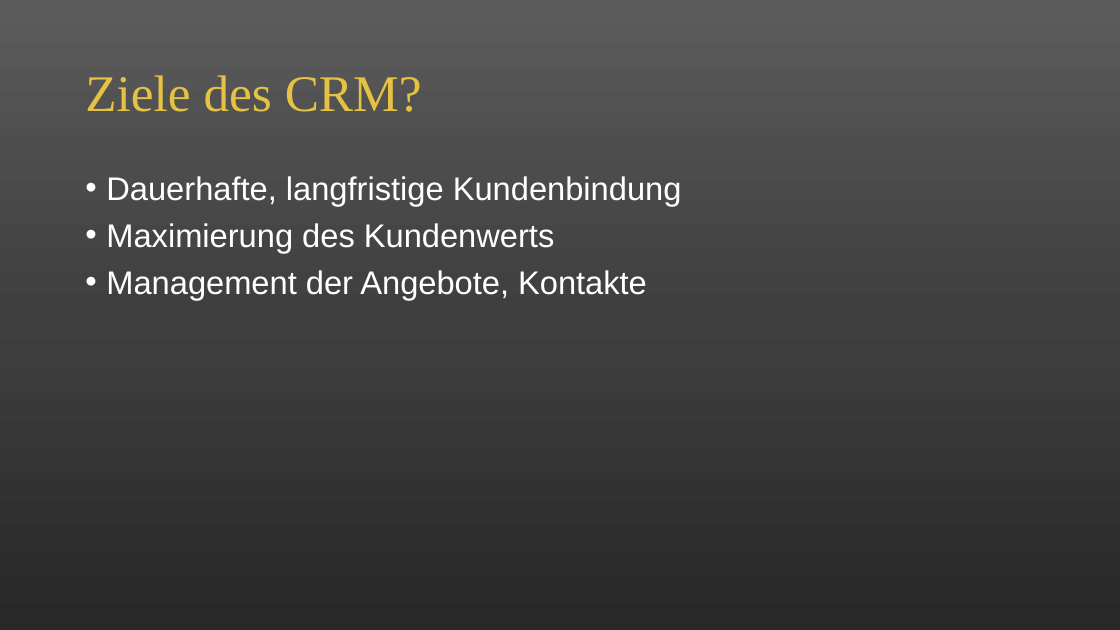
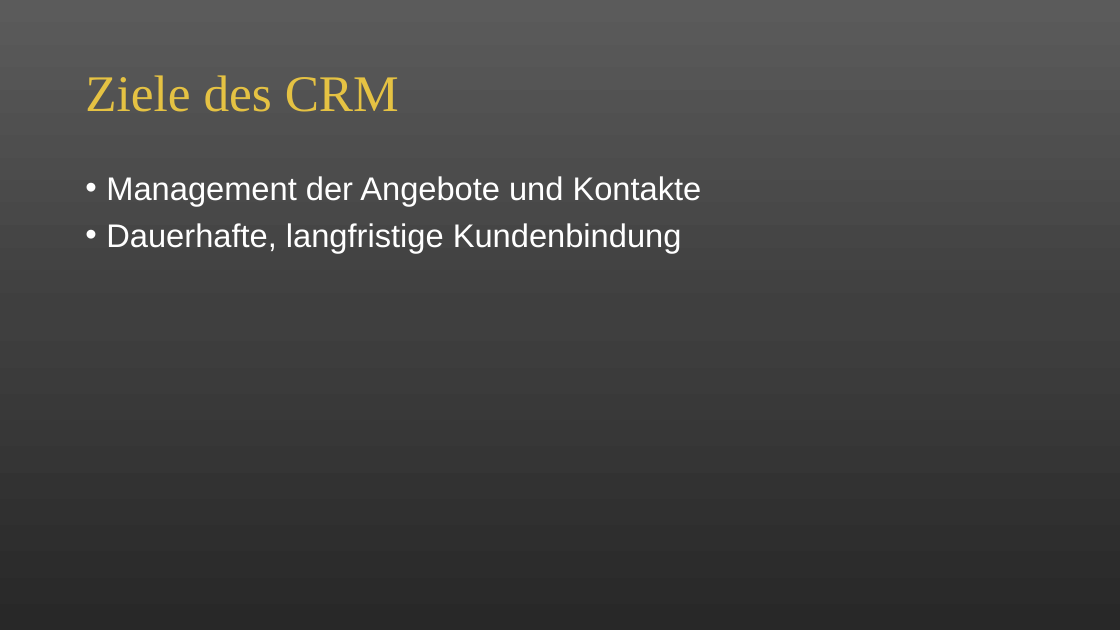
Before and after one commit to alicapr/CRM, a slide deck: slide 7 of CRM.pptx (slide 4 before the commit). Drawn at 1120x630 pixels with LibreOffice and Linux fonts; fonts in the diff are those of the drawing. Boxes give left, top, right and bottom in pixels: in the first picture for what was removed or moved away, otherwise in the second. Text is boxed around its words. In the diff, an @@ line names an element or a change of style, - is before the commit and + after.

```diff
--- a/CRM.pptx
+++ b/CRM.pptx
@@ title at [85, 75, 399, 112]: text changed @@
-Ziele des CRM?
+Ziele des CRM
@@ text at [106, 176, 702, 206]: paragraph added @@
+• Management der Angebote und Kontakte
@@ text at [106, 223, 647, 299]: paragraphs removed @@
-• Maximierung des Kundenwerts
-• Management der Angebote, Kontakte
```
Also in this commit, not shown: 4 other slides changed, 2 slides added, 1 slide removed.
